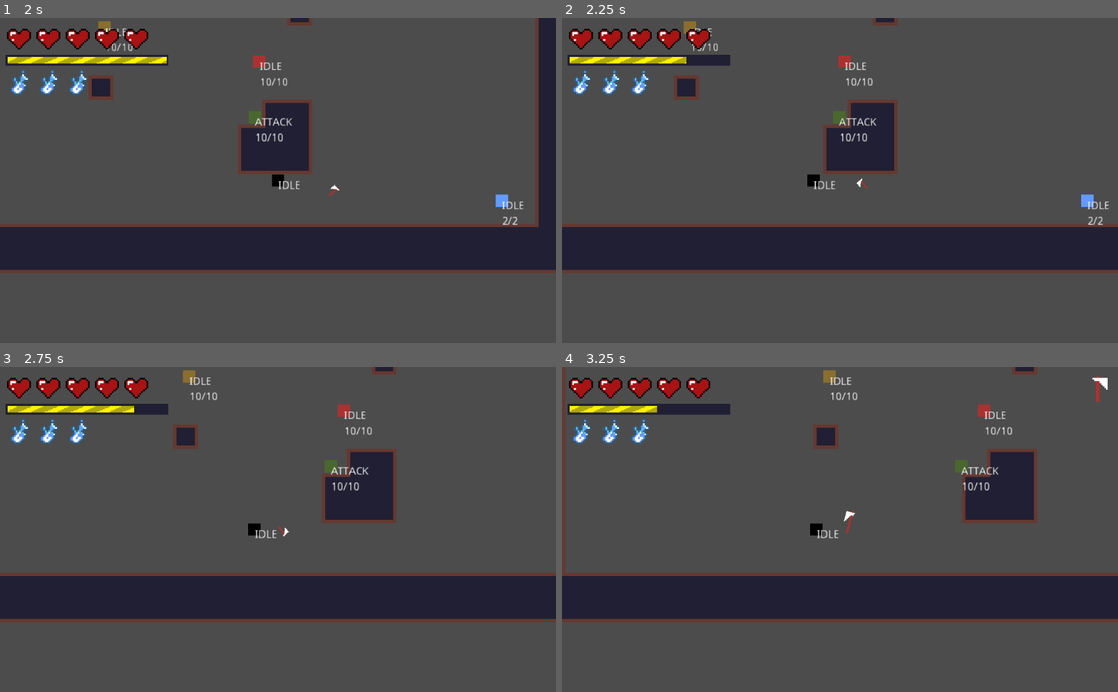
Above: before the commit, frames 1-4 (two rows, left to right).
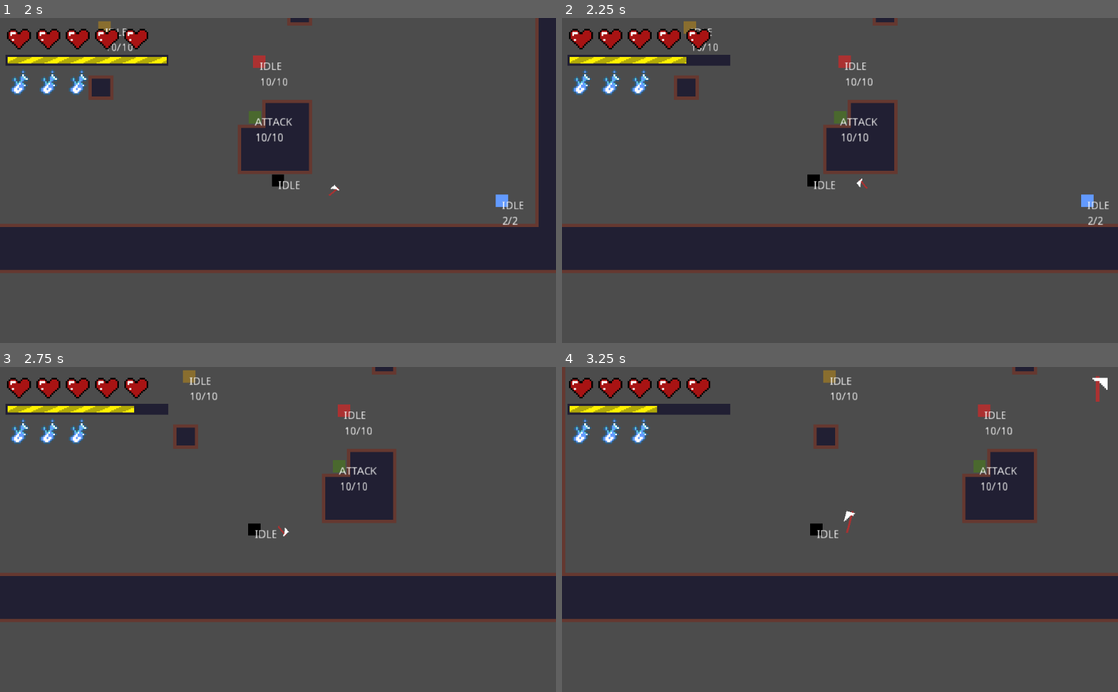
Above: after the commit, the same moments.

Repository: renzoventura/god-of-war
Game: Godot game, scene res://scenes/level/TemplateLevel.tscn
Two runs of this game, one before a commit and one after it. Both use one fixed random seed, a clock stepped at 60 frames per second and the inputs below.
Inputs (mouse positions are in pixels of both pictures, inside the frame that each line leads up to):
- Up to frame 1 (2 s): tap Enter at 0.5 s; move the mouse to (250, 245) at 0.52 s; hold W (up) from 0.53 s (still down); click (250, 245) at 0.6 s; right-click (250, 245) at 0.8 s; move the mouse to (444, 229) at 1.27 s; right-click (444, 229) at 1.35 s; click (444, 229) at 1.55 s
- Up to frame 2 (2.25 s): tap Space (dash) at 2 s; move the mouse to (673, 131) at 2.02 s; release W (up) at 2.03 s; hold A (left) from 2.03 s (still down); click (673, 131) at 2.1 s
- Up to frame 3 (2.75 s): keep holding A (left); right-click (111, 480) at 2.3 s
- Up to frame 4 (3.25 s): keep holding A (left); move the mouse to (867, 529) at 2.77 s; tap Space (dash) at 2.85 s; click (867, 529) at 3.05 s

Frame 1 is identical in both runs. In frame 2, 0.2% of the frame differs, in the area x 48-57%, y 28-39%; in frame 3, 0.3%; in frame 4, 0.4%, in the area x 70-82%, y 28-39%.

Commit message:
Last changes for day 2

Diff:
--- a/scenes/enemy/BasherEnemy.gd
+++ b/scenes/enemy/BasherEnemy.gd
@@ -6,17 +6,24 @@
 onready var animationPlayer = $"AnimationPlayer"
 onready var bashTimer = $"BashTimer"
 onready var chargeTimer = $"ChargeTimer"
+onready var coolDownTimer = $"CoolDownTimer"
 
 var is_bashing:bool = false
 var is_done_charging: bool = false
 var last_player_position;
+var resting = false
 
 func attack_feature():
-	if(!is_bashing):
-		SPEED = 30
-		chase_player()
+	if(!resting):
+
+		if(!is_bashing):
+			SPEED = 30
+			chase_player()
+		else:
+			bash_attack()
 	else:
-		bash_attack()
+#		print("RESTING")
+		pass
 
 func chase_player():
 	player = get_tree().get_root().find_node("Player", true, false)
@@ -28,11 +35,11 @@
 	var player = get_tree().get_root().find_node("Player", true, false)
 	var player_direction = last_player_position
 	if(is_done_charging):
-		print("DASH")
+#		print("DASH")
 		move_and_slide(SPEED * player_direction.normalized())
 	else:
-		print("CHARGING")
-
+#		print("CHARGING")
+		pass
 
 func get_target()->Vector2:
 	var player = get_tree().get_root().find_node("Player", true, false)
@@ -54,6 +61,12 @@
 func _on_BashTimer_timeout():
 	is_bashing = false
 	is_done_charging = false
+	resting = true
+	coolDownTimer.start()
 
 func _on_ChargeTimer_timeout():
 	is_done_charging = true
+
+
+func _on_CoolDownTimer_timeout():
+	resting = false
--- a/scenes/enemy/BasherEnemy.tscn
+++ b/scenes/enemy/BasherEnemy.tscn
@@ -32,11 +32,18 @@
 [node name="AnimationPlayer" type="AnimationPlayer" parent="." index="8"]
 anims/BashAttack = SubResource( 2 )
 
-[node name="ChargeTimer" type="Timer" parent="." index="9"]
+[node name="CoolDownTimer" type="Timer" parent="." index="9"]
+wait_time = 3.0
+one_shot = true
 
-[node name="BashTimer" type="Timer" parent="." index="10"]
+[node name="ChargeTimer" type="Timer" parent="." index="10"]
+one_shot = true
+
+[node name="BashTimer" type="Timer" parent="." index="11"]
 wait_time = 2.0
+one_shot = true
 [connection signal="body_entered" from="AttackRange/AttackRange2" to="." method="_on_AttackRange2_body_entered"]
 [connection signal="body_exited" from="AttackRange/AttackRange2" to="." method="_on_AttackRange2_body_exited"]
+[connection signal="timeout" from="CoolDownTimer" to="." method="_on_CoolDownTimer_timeout"]
 [connection signal="timeout" from="ChargeTimer" to="." method="_on_ChargeTimer_timeout"]
 [connection signal="timeout" from="BashTimer" to="." method="_on_BashTimer_timeout"]
--- a/scenes/enemy/Enemy.gd
+++ b/scenes/enemy/Enemy.gd
@@ -78,12 +78,14 @@
 			toggle_frozen(true)
 		elif(area.get_parent().is_returning()):
 			hit(thrown_damage)
-		else:
+		elif(area.get_parent().is_idle()):
 			if (area.get_parent().has_mana_damage()):
 				area.get_parent().use_up_mana()
 				hit(swing_damage * 2)
 			else:
 				hit(swing_damage)
+		else:
+			hit(thrown_damage)
 
 
 func toggle_frozen(value):
--- a/scenes/enemy/SwarmEnemy.tscn
+++ b/scenes/enemy/SwarmEnemy.tscn
@@ -9,3 +9,6 @@
 
 [node name="Sprite" parent="." index="0"]
 texture = ExtResource( 2 )
+
+[node name="StaggerTime" parent="." index="5"]
+wait_time = 2.0
--- a/scenes/player/Sword.gd
+++ b/scenes/player/Sword.gd
@@ -148,6 +148,9 @@
 func is_returning()->bool:
 	return state == RETRIEVE
 
+func is_idle()->bool:
+	return state == IDLE
+
 func is_sticking()->bool:
 	return state == STICK
 
